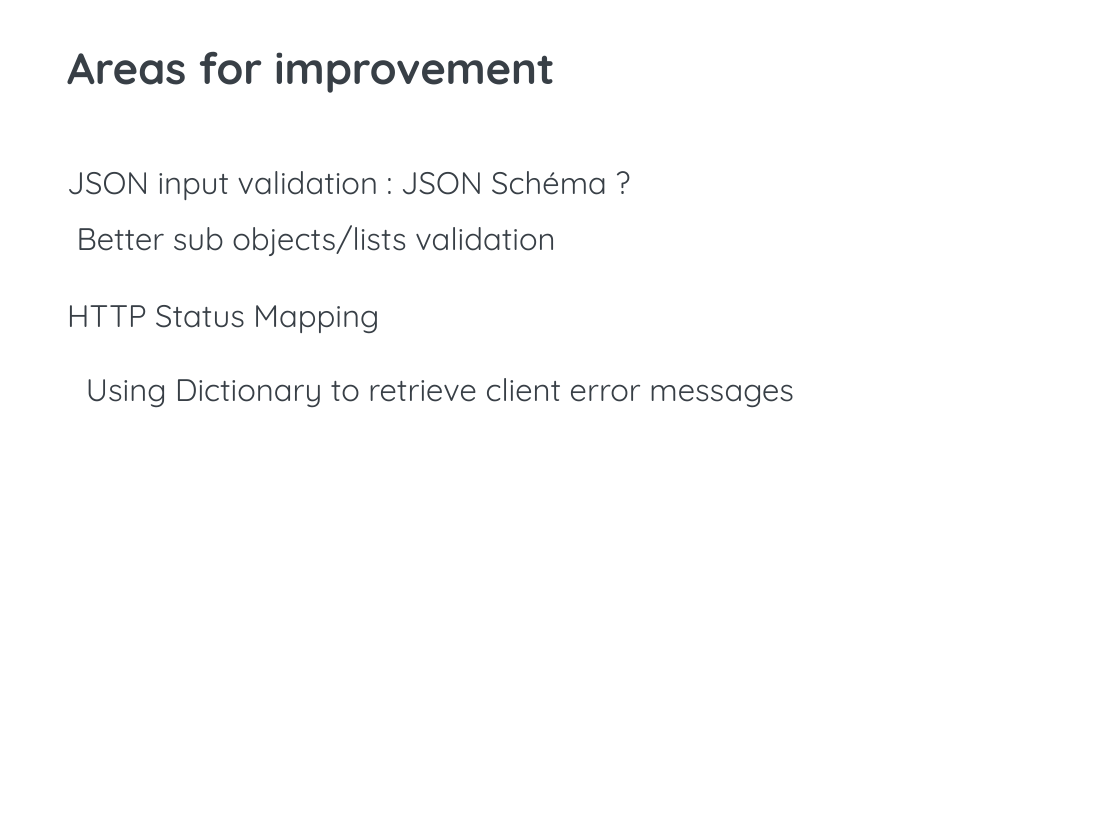
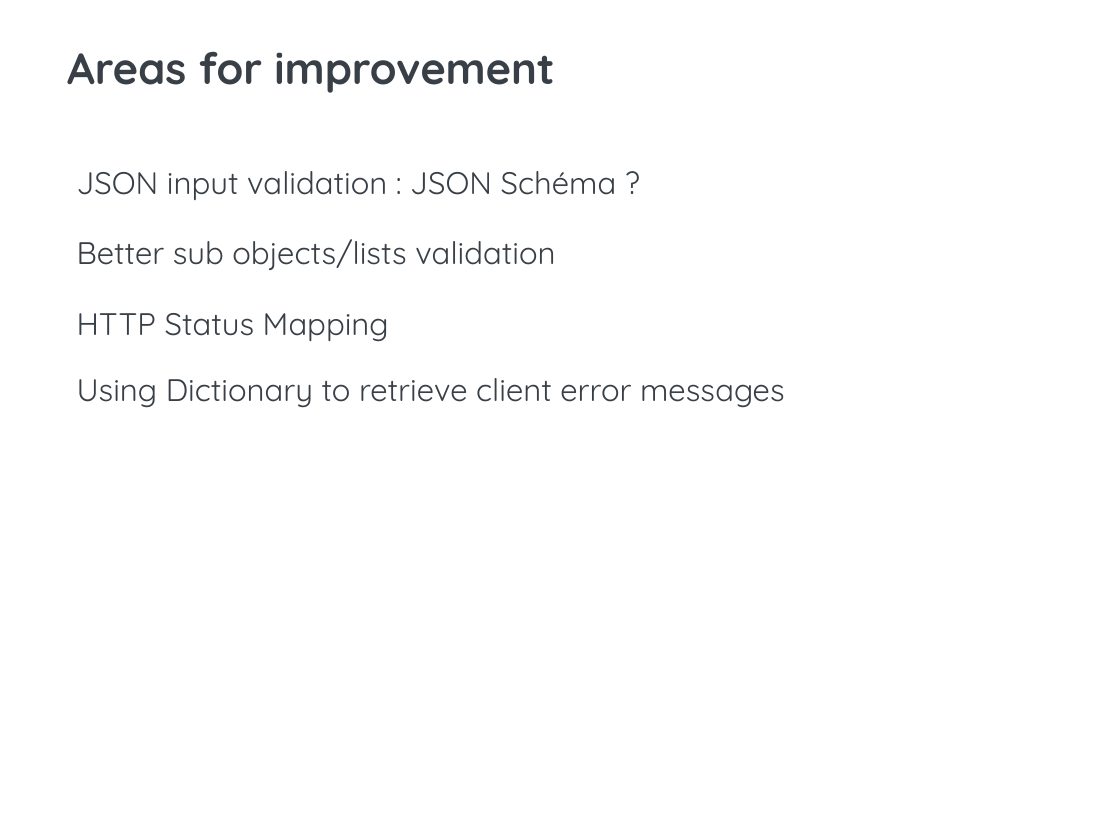
Before and after one commit to BlueInt32/prez_error_handling, a slide deck: slide 36 of Error Handling presentation.pptx (slide 34 before the commit). Drawn at 1120x840 pixels with LibreOffice and Linux fonts; fonts in the diff are those of the drawing; background and template pictures are left out. Boxes give left, top, right and bottom in pixels: in the first picture for what was removed or moved away, otherwise in the second. Text is boxed around its words. In the diff, an @@ line names an element or a change of style, - is before the commit and + after.

```diff
--- a/Error Handling presentation.pptx
+++ b/Error Handling presentation.pptx
@@ text "JSON input validation : JSON ..." moved from (x1=67, y1=171, x2=607, y2=200) to (x1=77, y1=171, x2=617, y2=200) @@
@@ text "Better sub objects/lists validation" moved from (x1=77, y1=225, x2=555, y2=256) to (x1=77, y1=239, x2=555, y2=270) @@
@@ text "HTTP Status Mapping" moved from (x1=67, y1=305, x2=379, y2=334) to (x1=77, y1=313, x2=389, y2=342) @@
@@ text "Using Dictionary to retrieve client ..." moved from (x1=86, y1=378, x2=794, y2=408) to (x1=77, y1=378, x2=785, y2=408) @@
```
Also in this commit, not shown: 3 other slides changed, 4 slides added, 1 slide removed, 1 other file.
